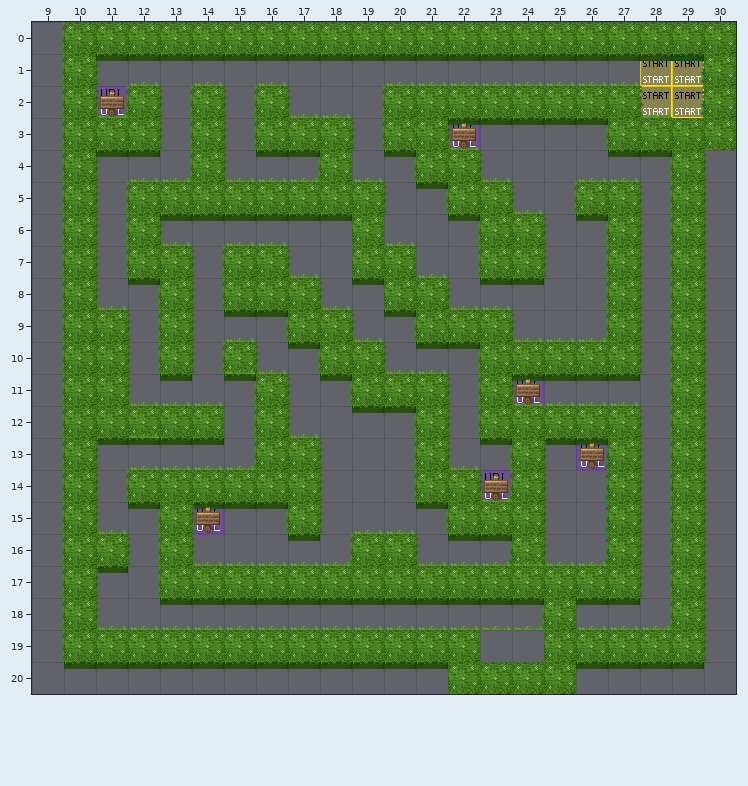
Tiled map (JSON), stored at audience_response_wa/labyrinth3.tmj. The first picture shows the starting point.
Cells are 32x32 px. Shown: x 9..30, y 0..20.
Once edited:
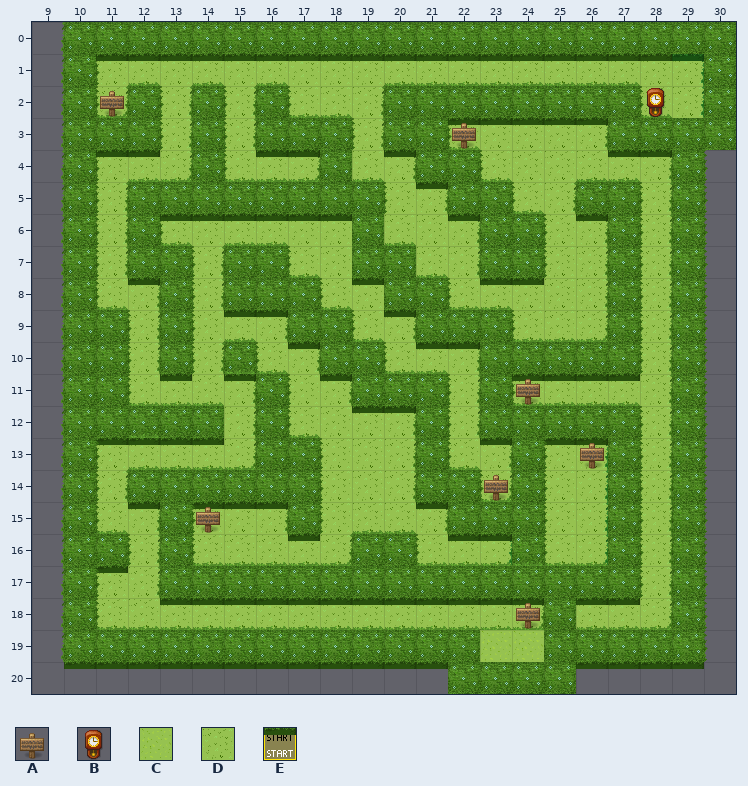
Key: from "Erweiterung": A 235, B 810; from "WA_Exterior": C 629, D 696; from "WA_Special_Zones": E 1.
_ is an empty cell.
Tiles of an added or newly shown layer are drawn over the layers below it.
See-through tiles are keyed as they look on the map.
Changes in this commit:
Layer "start":
Tile C now appears in row 19 at x 23 to 24.
The edit erases tile E in rows 1 to 2 at x 28.
Layer "floor/floor1" (now shown):
Tile D now appears in row 1 at x 11 to 29; in row 2 at x 11, 13, 15, 17 to 19 and 28 to 29; in row 3 at x 13, 15, 19 and 22 to 26; in row 4 at x 11 to 13, 15 to 17, 19 to 20 and 23 to 28; in row 5 at x 11, 20 to 21, 24 to 25 and 28; in row 6 at x 11, 13 to 18, 20 to 22, 25 to 26 and 28.
Tile D now appears in row 7 at x 11, 14, 17 to 18, 21 to 22, 25 to 26 and 28; in row 8 at x 11 to 12, 14, 18 to 19, 22 to 26 and 28; in row 9 at x 12, 14 to 16, 19 to 20, 24 to 26 and 28; in row 10 at x 12, 14, 16 to 17, 20 to 22 and 28; in row 11 at x 12 to 15, 17 to 18, 22 and 24 to 28; in row 12 at x 15, 17 to 20, 22 and 28.
Tile D now appears in row 13 at x 11 to 15, 18 to 20, 22 to 23, 25 to 26 and 28; in row 14 at x 11, 18 to 20, 23, 25 to 26 and 28; in row 15 at x 11 to 12, 14 to 16, 18 to 21, 25 to 26 and 28; in row 16 at x 12, 14 to 18, 21 to 23, 25 to 26 and 28; in row 17 at x 11 to 12 and 28; in row 18 at x 11 to 24 and 26 to 28.
Layer "furniture/furniture3":
Tile A now appears in row 18 at x 24.
Tile B now appears in row 2 at x 28.
